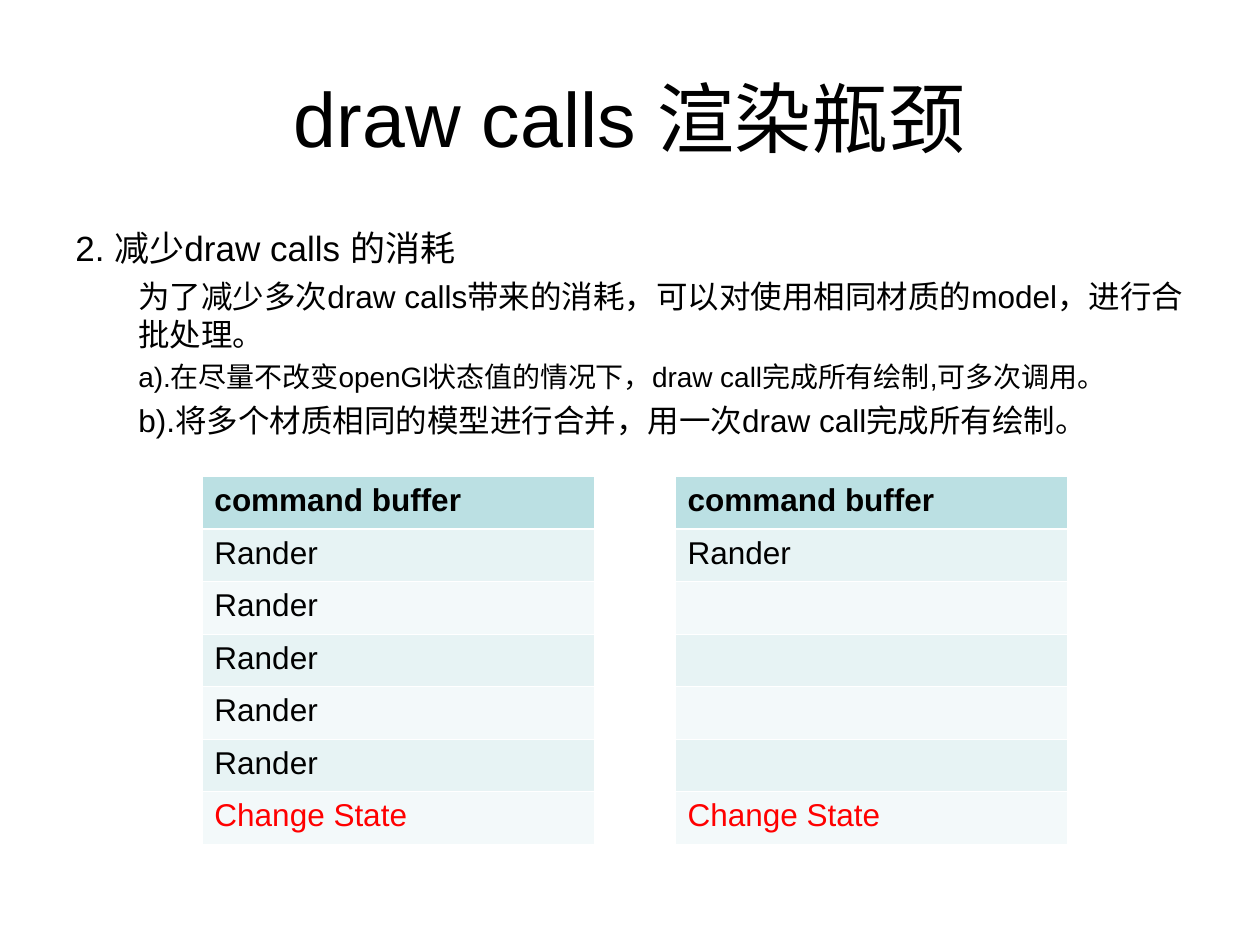
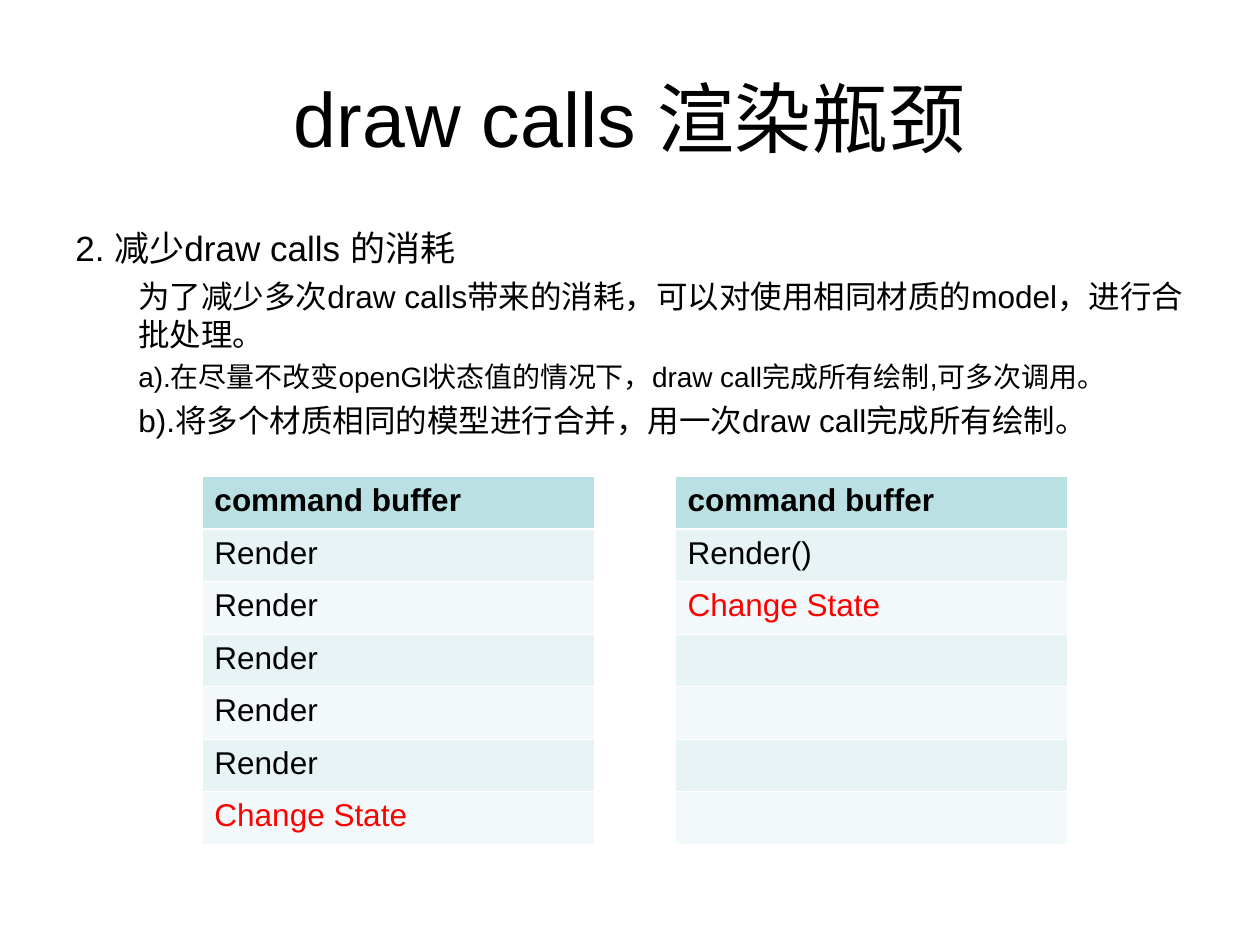
Before and after one commit to lhswei/learnopengl, a slide deck: slide 4 of sample/instancing/3D渲染instancing.ppt. Drawn at 1260x945 pixels with LibreOffice and Linux fonts; fonts in the diff are those of the drawing. Boxes give left, top, right and bottom in pixels: in the first picture for what was removed or moved away, otherwise in the second. Text is boxed around its words. In the diff, an @@ line names an element or a change of style, - is before the commit and + after.

Commit message:
md

```diff
--- a/sample/instancing/3D渲染instancing.ppt
+++ b/sample/instancing/3D渲染instancing.ppt
@@ table at [202, 476, 593, 844] @@
-row 2, column 1: Rander
+row 2, column 1: Render
-row 3, column 1: Rander
+row 3, column 1: Render
-row 4, column 1: Rander
+row 4, column 1: Render
-row 5, column 1: Rander
+row 5, column 1: Render
-row 6, column 1: Rander
+row 6, column 1: Render
@@ table at [675, 476, 1067, 844] @@
-row 2: Rander
+row 2: Render()
+row 3: Change State
-row 7: Change State
```
Also in this commit, not shown: 1 other slide changed.
